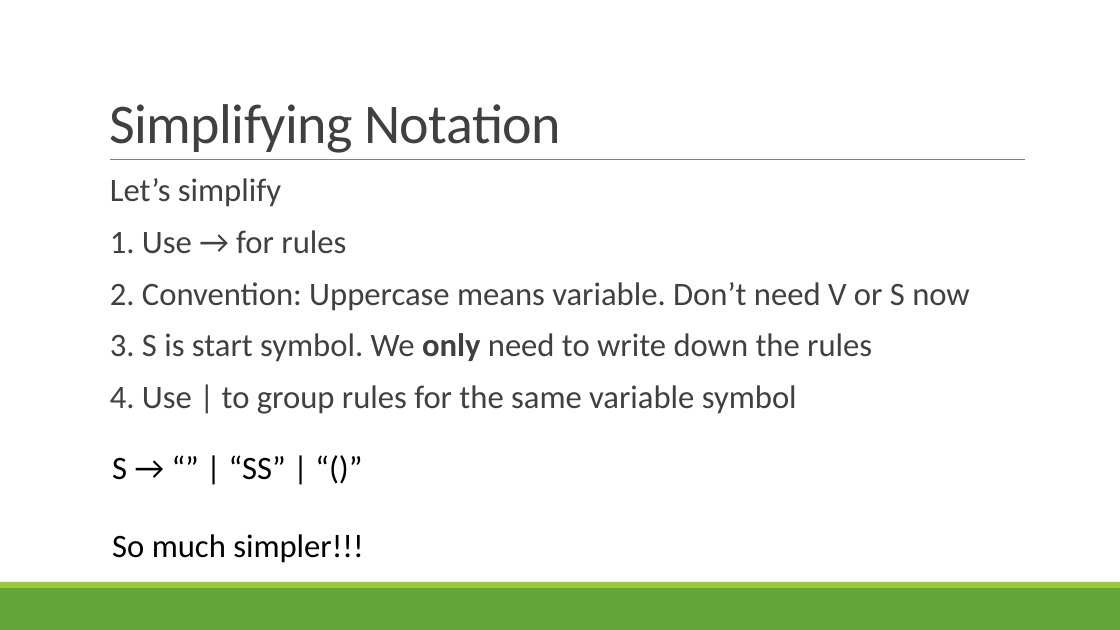
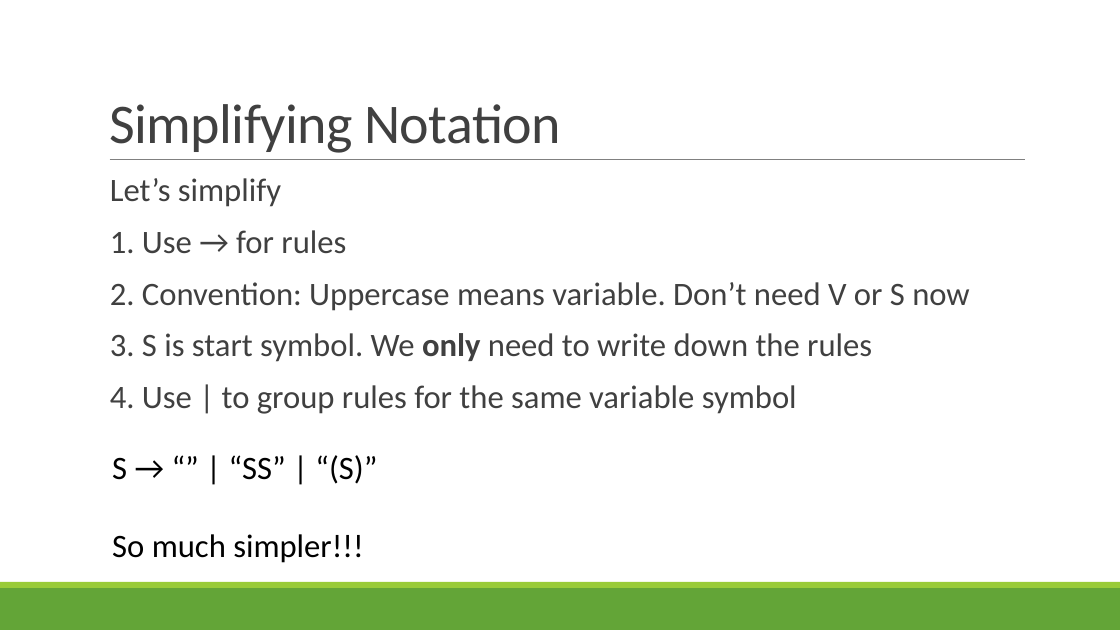
Before and after one commit to rbohrer/pl-course, a slide deck: slide 45 of LectureSlides/03Parsing.pptx. Drawn at 1120x630 pixels with LibreOffice and Linux fonts; fonts in the diff are those of the drawing. Boxes give left, top, right and bottom in pixels: in the first picture for what was removed or moved away, otherwise in the second. Text is boxed around its words. In the diff, an @@ line names an element or a change of style, - is before the commit and + after.

```diff
--- a/LectureSlides/03Parsing.pptx
+++ b/LectureSlides/03Parsing.pptx
@@ text at box(112, 455, 377, 484): text changed @@
-  S → “” | “SS” | “()”
+  S → “” | “SS” | “(S)”
```
Also in this commit, not shown: 13 other slides changed.
